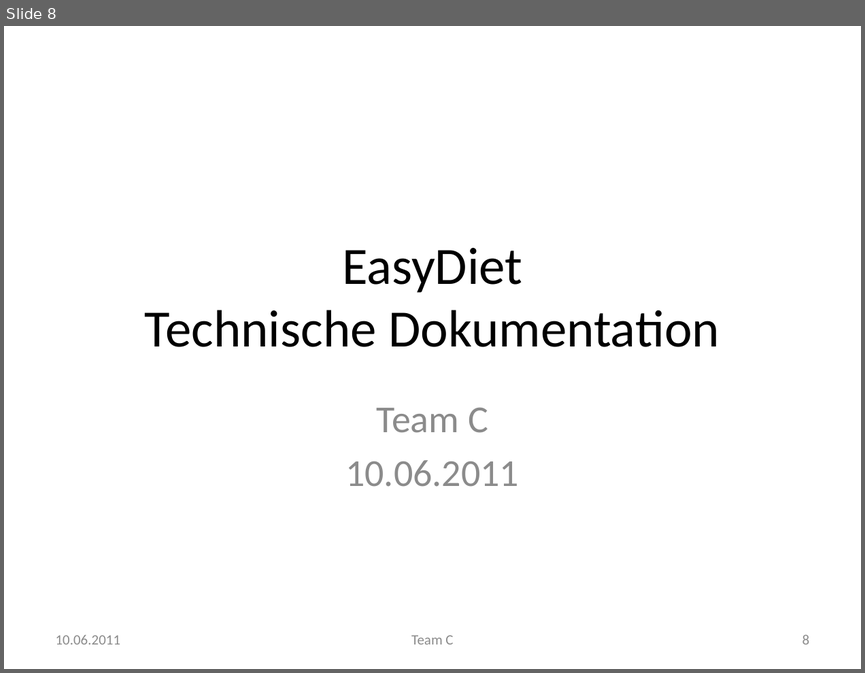
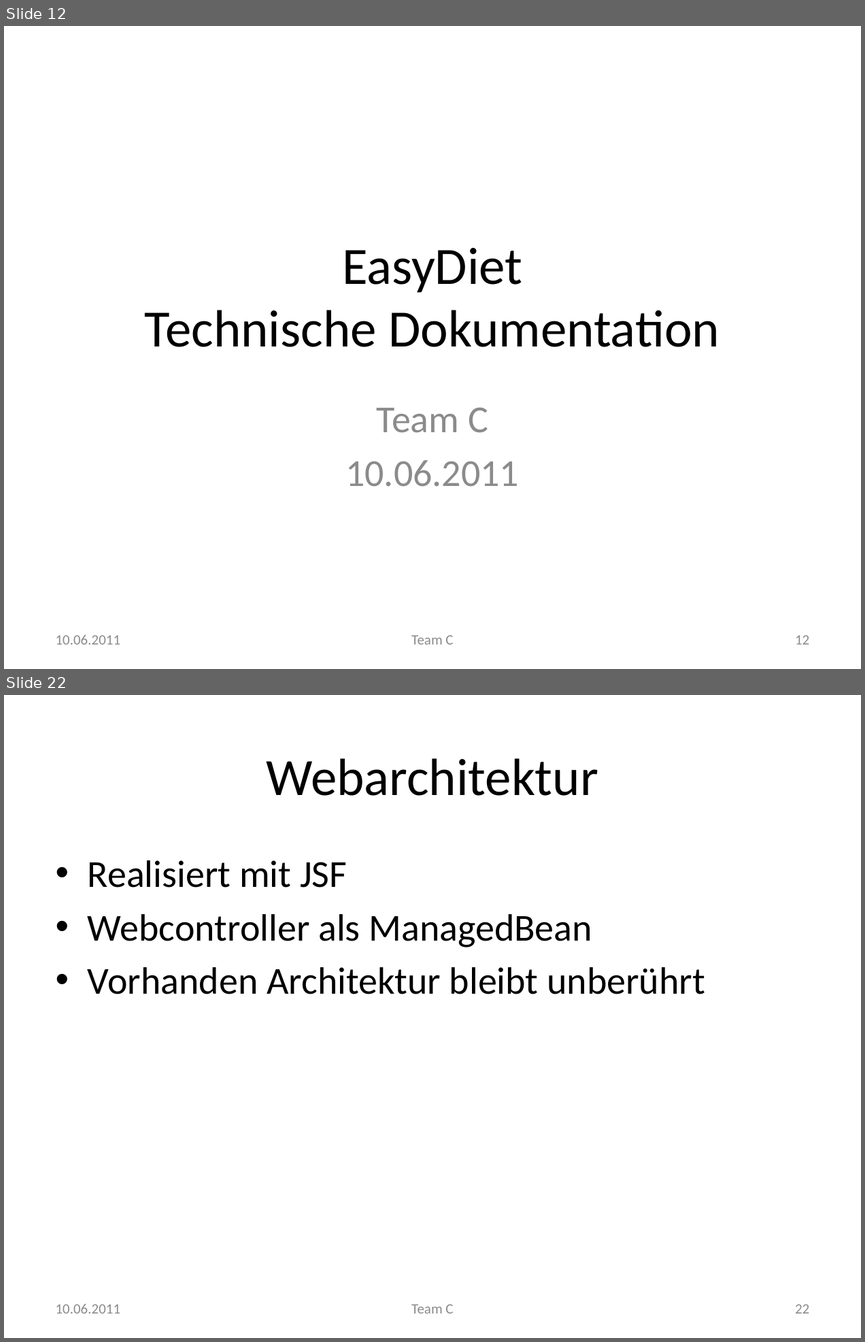
Before and after one commit to manuelTscholl/easydiet-team-c, a slide deck: doc/Abschluss/EasyDiet.pptx. Shown one above the other, each under a label of ours: slide 8 before the commit, slides 12 and 22 after it; the slides between them are not shown. The pictures are 865x673 and 865x1342 pixels, drawn with LibreOffice and Linux fonts; fonts in the diff are those of the drawing. Boxes give left, top, right and bottom in pixels: in the first picture for what was removed or moved away, otherwise in the second. Text is boxed around its words. In the diff, an @@ line names an element or a change of style, - is before the commit and + after.

```diff
--- a/doc/Abschluss/EasyDiet.pptx
+++ b/doc/Abschluss/EasyDiet.pptx
@@ slide 22 added at [4,695,861,1338], background #FFFFFF @@
@@ title added at [266,758,598,796], 44 pt, text #000000 @@
+Webarchitektur
@@ text added at [88,860,705,994], 32 pt, text #000000 @@
+• Realisiert mit JSF
+• Webcontroller als ManagedBean
+• Vorhanden Architektur bleibt unberührt
@@ text added at [56,1304,121,1313], 12 pt, text #8C8C8C @@
+10.06.2011
@@ text added at [411,1304,453,1313], 12 pt, text #8C8C8C @@
+Team C
@@ page number added at [795,1304,809,1313], 12 pt, text #8C8C8C @@
+22
@@ what was slide 8 is now slide 12 @@
@@ page number at [795,635,809,644]: text changed @@
-8
+12
```
Also in this commit, not shown: 12 slides changed, 10 other slides added, 3 other files.
